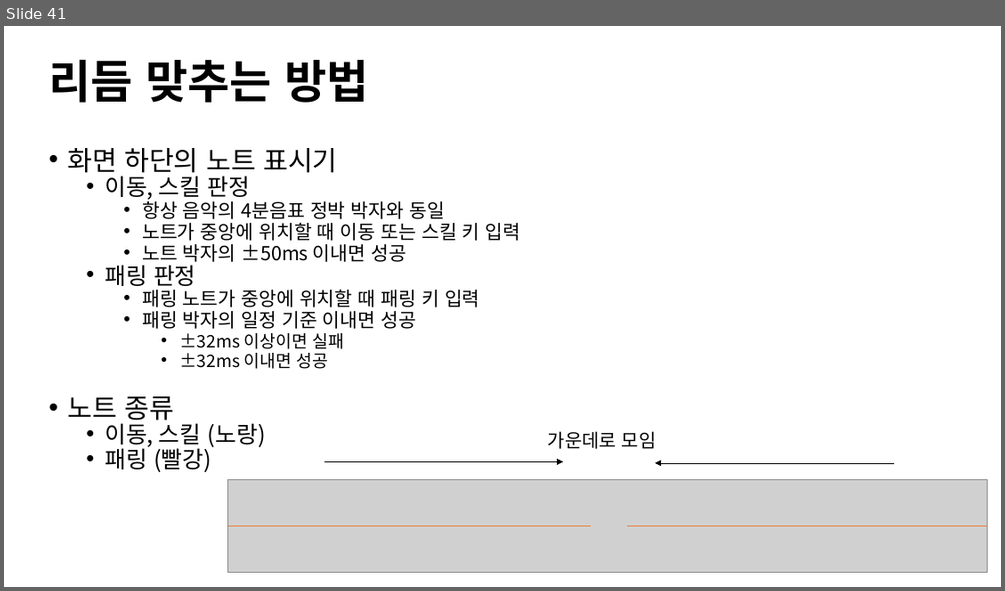
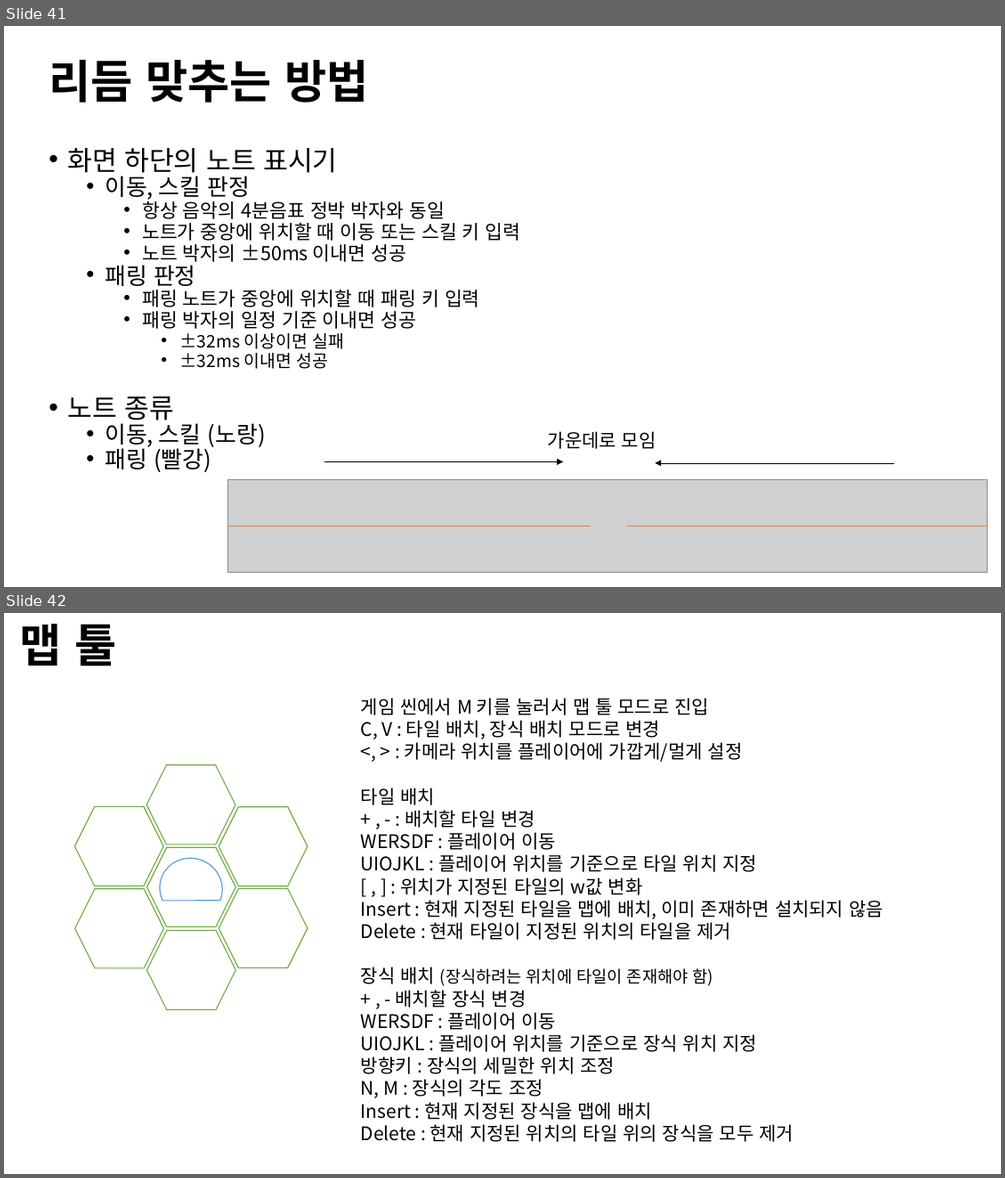
Before and after one commit to Juyeong11/Graduation_project, a slide deck: BeatSlime design repo/비트슬라임 기획서 v0.3.pptx. Shown one above the other, each under a label of ours: slide 41 before the commit, slides 41 and 42 after it. The pictures are 1005x591 and 1005x1178 pixels, drawn with LibreOffice and Linux fonts; fonts in the diff are those of the drawing; grey boxes stand for pictures. Boxes give left, top, right and bottom in pixels: in the first picture for what was removed or moved away, otherwise in the second. Text is boxed around its words. In the diff, an @@ line names an element or a change of style, - is before the commit and + after.

```diff
--- a/BeatSlime design repo/비트슬라임 기획서 v0.3.pptx
+++ b/BeatSlime design repo/비트슬라임 기획서 v0.3.pptx
@@ slide 42 added at box(4, 613, 1001, 1174), background #FFFFFF @@
@@ text added at box(20, 624, 116, 666), 44 pt, text #000000, bold @@
+맵 툴
@@ text added at box(361, 698, 883, 1142), 18 pt, text #000000 @@
+게임 씬에서 M 키를 눌러서 맵 툴 모드로 진입
+C, V : 타일 배치, 장식 배치 모드로 변경
+<, > : 카메라 위치를 플레이어에 가깝게/멀게 설정
+타일 배치
++ , - : 배치할 타일 변경
+WERSDF : 플레이어 이동
+UIOJKL : 플레이어 위치를 기준으로 타일 위치 지정
+[ , ] : 위치가 지정된 타일의 w값 변화
+Insert : 현재 지정된 타일을 맵에 배치, 이미 존재하면 설치되지 않음
+Delete : 현재 타일이 지정된 위치의 타일을 제거
+장식 배치 (장식하려는 위치에 타일이 존재해야 함)
++ , - 배치할 장식 변경
+WERSDF : 플레이어 이동
+UIOJKL : 플레이어 위치를 기준으로 장식 위치 지정
+방향키 : 장식의 세밀한 위치 조정
+N, M : 장식의 각도 조정
+Insert : 현재 지정된 장식을 맵에 배치
+Delete : 현재 지정된 위치의 타일 위의 장식을 모두 제거
@@ hexagon added at box(146, 765, 235, 844), fill #FFFFFF, outline #70AD47 1 pt @@
@@ hexagon added at box(75, 807, 164, 886), fill #FFFFFF, outline #70AD47 1 pt @@
@@ hexagon added at box(218, 807, 307, 886), fill #FFFFFF, outline #70AD47 1 pt @@
@@ hexagon added at box(146, 847, 235, 926), fill #FFFFFF, outline #70AD47 1 pt @@
@@ chord (boxed as its full ellipse) added at box(151, 848, 232, 928), fill #FFFFFF, outline #5B9BD5 1 pt @@
@@ hexagon added at box(75, 889, 164, 968), fill #FFFFFF, outline #70AD47 1 pt @@
@@ hexagon added at box(218, 888, 307, 967), fill #FFFFFF, outline #70AD47 1 pt @@
@@ hexagon added at box(146, 930, 235, 1009), fill #FFFFFF, outline #70AD47 1 pt @@
```
